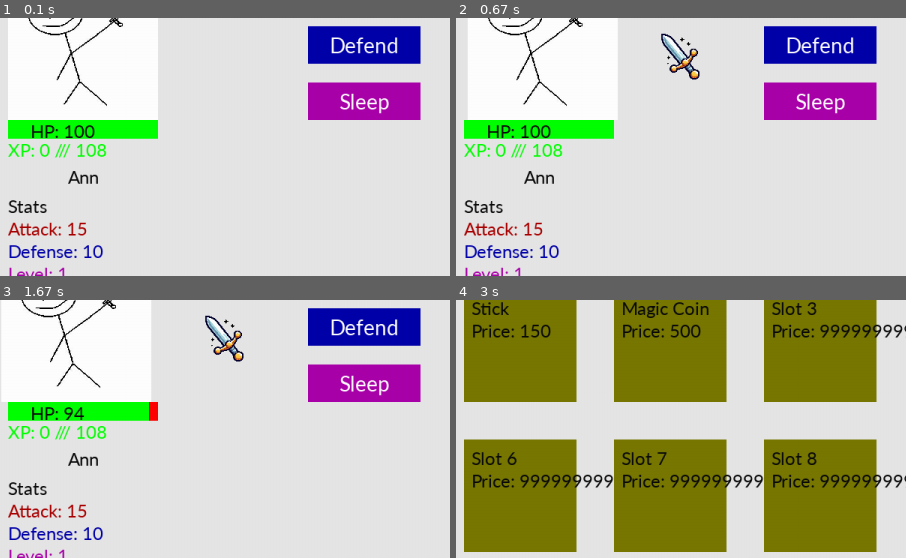
Above: before the commit, frames 1-4 (two rows, left to right).
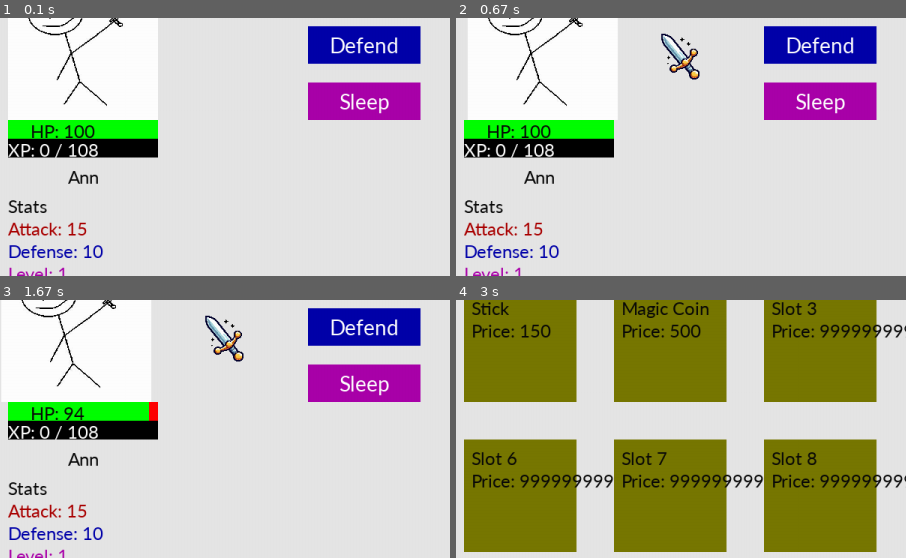
Above: after the commit, the same moments.

Repository: Krybto1/EBBS
Game: pygame game, started from pygame/pygame_ver.py
Same seed, same stepped clock (60 frames per second), same inputs: the game is played once before the commit and once after it.
Inputs (mouse positions are % of the whole screen's width and height, from its top left):
- Up to frame 1 (0.1 s): type "Ann (at the terminal prompt)" at 0 s
- Up to frame 2 (0.67 s): click "Attack" at 0.38 s
- Up to frame 3 (1.67 s): click (87, 93) at 1.23 s; click (52, 14) at 1.55 s
- Up to frame 4 (3 s): click (47, 33) at 2.23 s; click "Shop" at 2.57 s
The pictures show only the part of the screen within x 7-57%, y 18-68%; the shares and areas given below are measured in that part.

The runs differ from the first frame. In frame 1, 2.5% of the frame differs, in the area x 1-36%, y 46-55%; in frame 2, 2.5%; in frame 3, 2.5%; in frame 4, nothing differs.

Commit message:
Added new XP Bar

Diff:
--- a/Classes.py
+++ b/Classes.py
@@ -110,6 +110,10 @@
     def set_xp(self, xp):
         self.xp = xp
 
+    def get_max_xp(self):
+        return int((80 * self.get_level()) ** 1.07)
+
+
     def get_crit_chance(self):
         return self.crit_chance
 
@@ -140,6 +144,10 @@
         hp_width = self.hp / self.get_max_hp() * width
         pygame.draw.rect(screen, (0, 255, 0), (x, y, hp_width, height))
 
+    def draw_xp_bar(self, screen, x, y, width, height):
+        pygame.draw.rect(screen, (0, 0, 0), (x, y, width, height))
+        xp_width = self.xp / self.get_max_xp() * width
+        pygame.draw.rect(screen, (255, 0, 255), (x, y, xp_width, height))
 
 class ShopItem:
     def __init__(self, name, price, atk, defense, crit_chance, hp, goldgain, rect, hovertext):
--- a/pygame/pygame_ver.py
+++ b/pygame/pygame_ver.py
@@ -11,7 +11,7 @@
 shop_items = loader.load("items.json")
 
 CharName = input("Enter your character name: ")
-Knight1 = Knight(CharName, 100, 15, 10, 1, 0, 10, 21000, 1)
+Knight1 = Knight(CharName, 100, 15, 10, 1, 0.01, 10, 21000, 1)
 Boss1 = Boss(f"{misc2.rarity_tiers[0]} {'Goblin'}", 75, 13, 5, 1)
 
 
@@ -243,7 +243,7 @@
                 else:
                     screen.blit(img_sleep, (725, 175))
                     if Boss1.get_hp() == Boss1.get_max_hp():
-                        action_message += f" <SPLIT>{Boss1.get_name()} is already at max HP!"
+                        action_message += f" <SPLIT>{Boss1.get_name()} sleeps but is already at max HP!"
                     elif Boss1.get_hp() + boss_heal > Boss1.get_max_hp():
                         Boss1.set_hp(Boss1.get_max_hp())
                         action_message += f" <SPLIT>{Boss1.get_name()} sleeps but is almost at max HP! Only healed for {(Boss1.get_hp() + boss_heal) - Boss1.get_max_hp()}."
@@ -282,8 +282,9 @@
 
         screen.blit(player_name, player_pos)
         Knight1.draw_hp_bar(screen, 100, 300, 200, 25)
+        Knight1.draw_xp_bar(screen, 100, 325, 200, 25)
         screen.blit(font.render(f"HP: {max(int(Knight1.get_hp()), 0)}", 1, (10, 10, 10)), (130, 300))
-        screen.blit(font.render(f"XP: {XP_check2} /// {Player_XP_Thr}", 1, (0, 255, 0)), (100, 325))
+        screen.blit(font.render(f"XP: {max(int(XP_check2), 0)} / {Player_XP_Thr}", 1, (255, 255, 255)), (100, 325))
         screen.blit(font.render(f"Stats", 1, (10, 10, 10)), (100, 400))
         screen.blit(font.render(f"Attack: {int(Knight1.get_attack() + ItemsBonus)}", 1, (170, 0, 0)), (100, 430))
         screen.blit(font.render(f"Defense: {int(Knight1.get_defense())}", 1, (0, 0, 170)), (100, 460))
